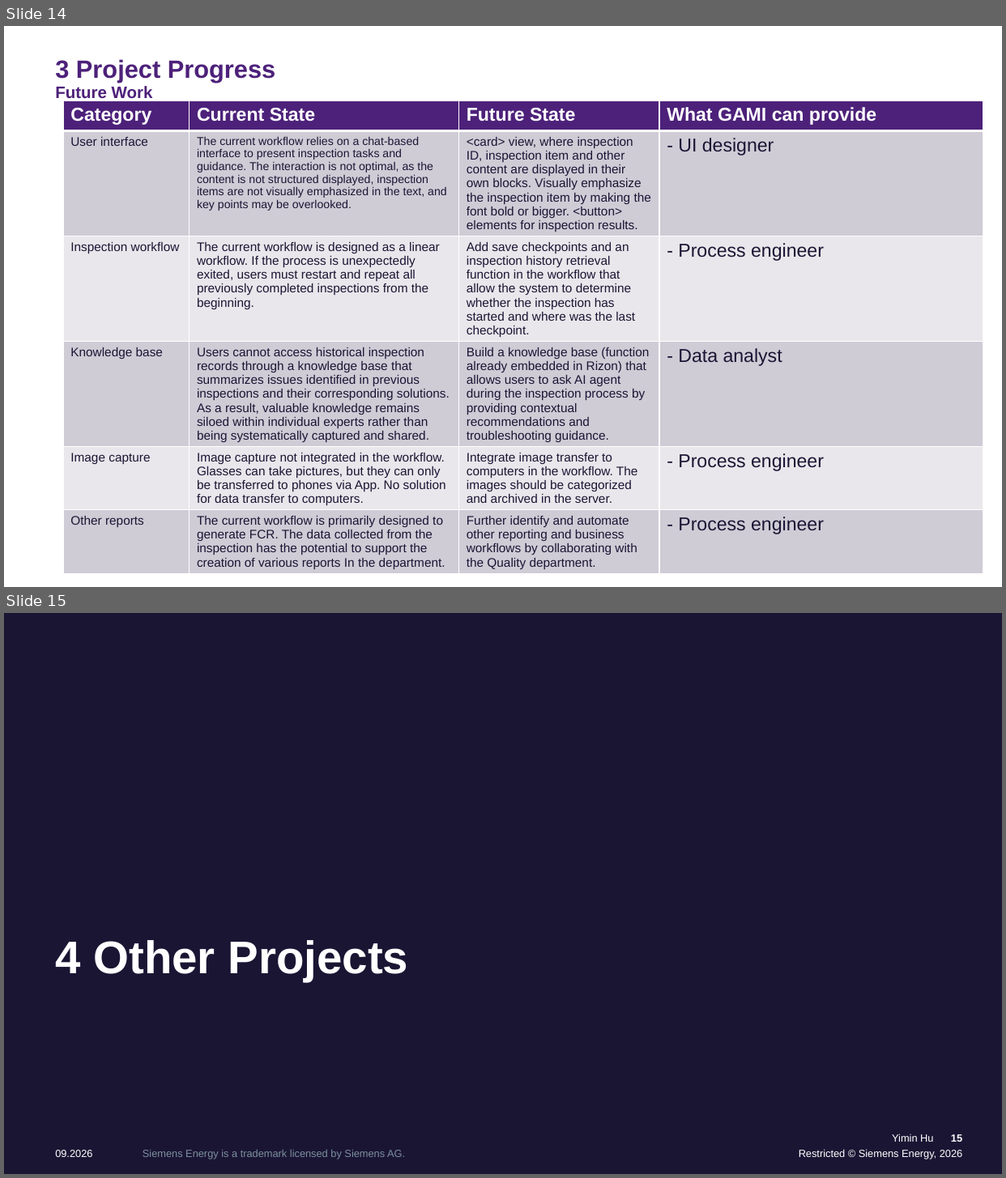
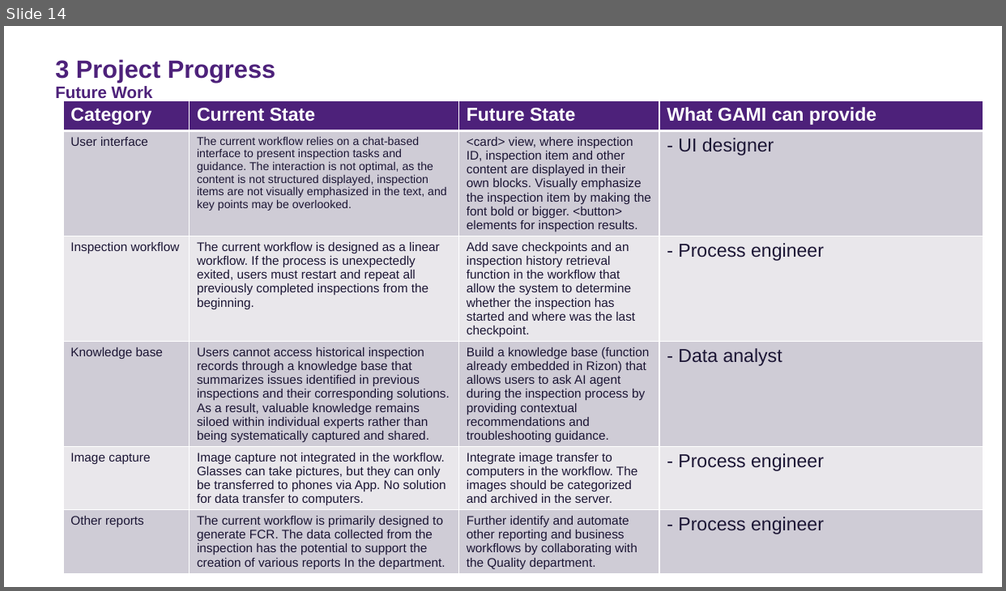
Before and after one commit to YiminHu26/fcr_ai_glasses, a slide deck: resources/presentation/AI Driven Quality Control.pptx. Shown one above the other, each under a label of ours: slides 14 and 15 before the commit, slide 14 after it. The pictures are 1006x1178 and 1006x591 pixels, drawn with LibreOffice and Linux fonts; fonts in the diff are those of the drawing; background and template pictures are left out. Boxes give left, top, right and bottom in pixels: in the first picture for what was removed or moved away, otherwise in the second. Text is boxed around its words. In the diff, an @@ line names an element or a change of style, - is before the commit and + after.

Commit message:
Updated slides with other projects chapter

```diff
--- a/resources/presentation/AI Driven Quality Control.pptx
+++ b/resources/presentation/AI Driven Quality Control.pptx
@@ slide 15 removed at (4,613,1002,1174), background picture (left out) @@
@@ title removed at (55,940,409,982) @@
-4 Other Projects
@@ text removed at (892,1134,933,1142) @@
-Yimin Hu
@@ page number removed at (951,1135,962,1142) @@
-15
@@ text removed at (55,1150,92,1157) @@
-09.2026
@@ text removed at (143,1150,405,1160) @@
-Siemens Energy is a trademark licensed by Siemens AG.
@@ text removed at (799,1149,963,1160) @@
-Restricted © Siemens Energy, 2026
```
Also in this commit, not shown: 3 slides changed, 6 slides added, 3 other slides removed, 2 other files.
